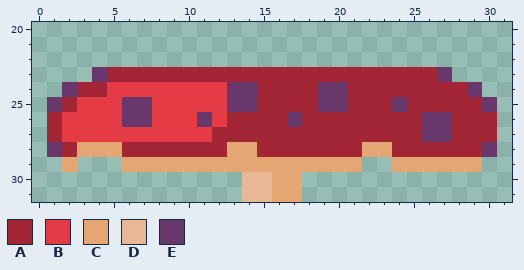
Two states of a pixel-art sprite, Sprites/Mushroom/mushroom2.png. Above is the file before it was changed.
The file is 32x32 pixels. Shown: x 0..31, y 20..31.
Palette (. is transparent): A #a22633  B #e43b44  C #e4a672  D #e8b796  E #68386c
Pixels before, first column x 1:
23 ...EAAAAAAAAAAAAAAAAAAAAAAE...
24 .EAABBBBBBBBEEAAAAEEAAAAAAAAE.
25 EABBBEEBBBBBEEAAAAEEAAAEAAAAAE
26 ABBBBEEBBBEBAAAAEAAAAAAAAEEAAA
27 ABBBBBBBBBBAAAAAAAAAAAAAAEEAAA
28 EACCCAAAAAAACCAAAAAAACCAAAAAAE
29 .C...CCCCCCCCCCCCCCCC..CCCCCC.
30 .............DDCC.............
31 .............DDCC.............
The result:
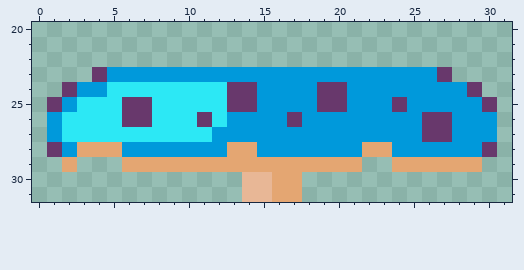
Diff:
Colour A changes from #a22633 to #0099db.
Colour B changes from #e43b44 to #2ce8f5.
